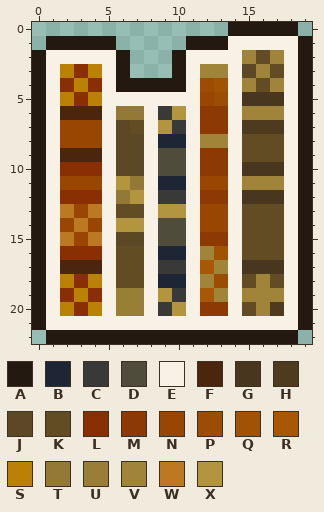
One commit to this pixel-art sprite: art/bookss.png. The first picture shows the starting point.
The file is 20x23 pixels. Colours within 5 levels of each other are drawn and written as one.
Palette (. is transparent): A #241910  B #1e2534  C #393a38  D #4f4c3b  E #f7f2e5  F #4c250f  G #48361e  H #4e3b1f  J #5c4824  K #624c24  L #892f03  M #8d3903  N #994602  P #9b4e03  Q #a25203  R #a85704  S #ba8104  T #937935  U #997e37  V #a08439  W #bc7922  X #b3953f
The same view after the edit:
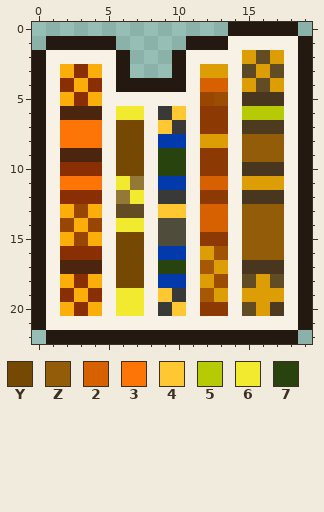
Colours new in this view: Y #754903  Z #925c08  2 #d76101  3 #fd7507  4 #ffc731  5 #b6cb03  6 #f1ea2f  7 #29430f
Change:
colour B: #1e2534 -> #023aac
colour S: #ba8104 -> #fbae09
colour V: #a08439 -> #dd9d05
y 4: x 12..13 PQ -> 22
y 6: x 6..7 TT -> 66; x 10 X -> 4; x 15..17 VVV -> 555
y 7: x 2..4 NNN -> 333; x 6..7 JK -> YY; x 9 X -> 4
y 8: x 2..4 NNN -> 333; x 6..7 JJ -> YY; x 15..17 KKK -> ZZZ
y 9: x 6..7 JJ -> YY; x 9..10 DD -> 77; x 15..17 KKK -> ZZZ
y 10: x 6..7 JJ -> YY; x 9..10 DD -> 77
y 11: x 2..4 NNN -> 333; x 6 X -> 6; x 12..13 NN -> 22
y 12: x 7 X -> 6
y 13: x 2 W -> S; x 4 W -> S; x 9..10 XX -> 44; x 12..13 NN -> 22; x 15..17 KKK -> ZZZ
y 14: x 3 W -> S; x 6..7 XX -> 66; x 12..13 NN -> 22; x 15..17 KKK -> ZZZ
y 15: x 2 W -> S; x 4 W -> S; x 6..7 JJ -> YY; x 15..17 KKK -> ZZZ
y 16: x 6..7 KK -> YY; x 15..17 KKK -> ZZZ
y 17: x 6..7 KK -> YY; x 9..10 CC -> 77
y 18: x 6..7 KK -> YY
y 19: x 6..7 UU -> 66; x 9 X -> 4
y 20: x 6..7 UU -> 66; x 10 X -> 4
Changed places in both pictures, as pixel boxes (x1, y1, x2, y2):
changed: (60, 50, 284, 316)
